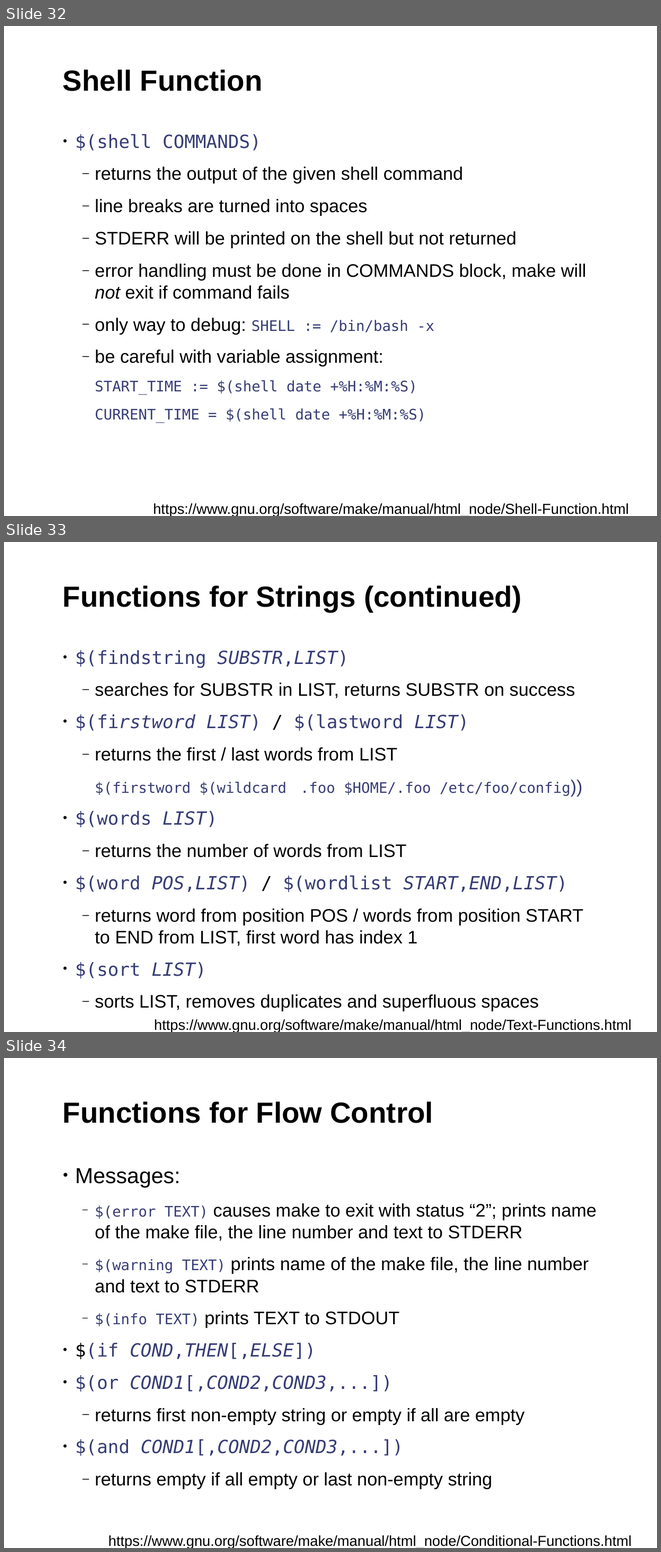
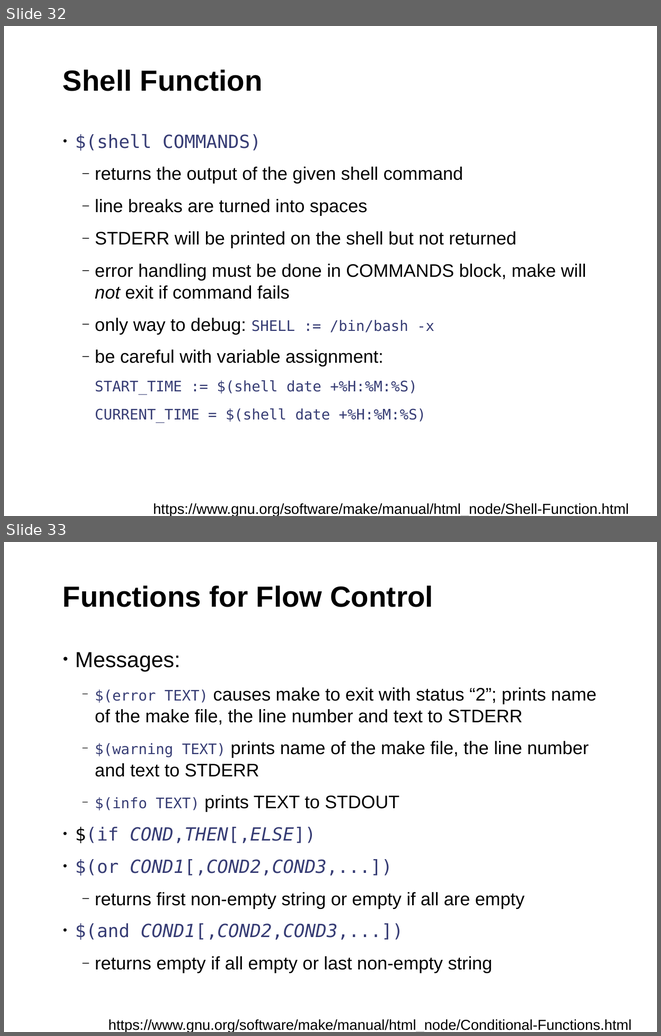
Before and after one commit to fsundermeyer/GNU_make_workshop, a slide deck: GNU_make_03_2015.odp. Shown one above the other, each under a label of ours: slides 32, 33 and 34 before the commit, slides 32 and 33 after it. The pictures are 661x1552 and 661x1036 pixels, drawn with LibreOffice and Linux fonts; fonts in the diff are those of the drawing; background and template pictures are left out. Boxes give left, top, right and bottom in pixels: in the first picture for what was removed or moved away, otherwise in the second. Text is boxed around its words. In the diff, an @@ line names an element or a change of style, - is before the commit and + after.

```diff
--- a/GNU_make_03_2015.odp
+++ b/GNU_make_03_2015.odp
@@ slide 33 removed at <box>4,542,657,1032</box>, background #FFFFFF; not listed: 1 template element that a slide beside it also shows @@
@@ title removed at <box>63,585,522,612</box> @@
-Functions for Strings (continued)
@@ text removed at <box>75,650,583,978</box> @@
-• $(findstring SUBSTR,LIST)
-  ‒ searches for SUBSTR in LIST, returns SUBSTR on success
-• $(firstword LIST) / $(lastword LIST)
-  ‒ returns the first / last words from LIST
-  $(firstword $(wildcard .foo $HOME/.foo /etc/foo/config))
-• $(words LIST)
-  ‒ returns the number of words from LIST
-• $(word POS,LIST) / $(wordlist START,END,LIST)
-  ‒ returns word from position POS / words from position START to END from LIST, first word has index 1
-• $(sort LIST)
-  ‒ sorts LIST, removes duplicates and superfluous spaces
@@ text removed at <box>154,1019,632,1032</box> @@
-https://www.gnu.org/software/make/manual/html_node/Text-Functions.html
@@ what was slide 34 is now slide 33 @@
```
Also in this commit, not shown: 3 slides changed, 3 other files.
